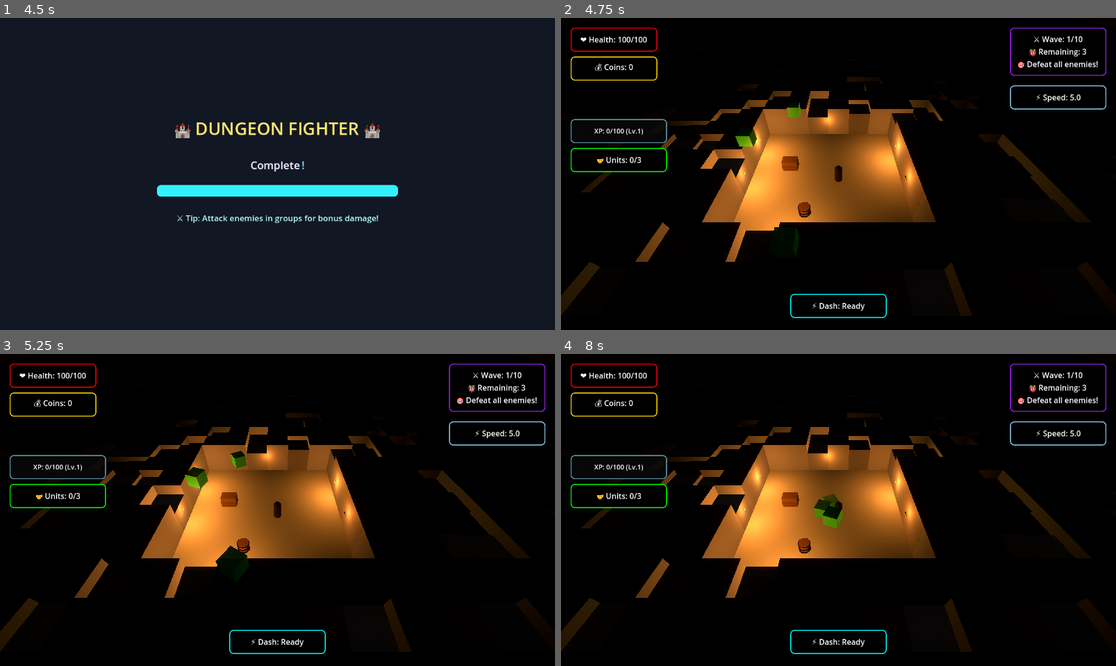
Above: before the commit, frames 1-4 (two rows, left to right).
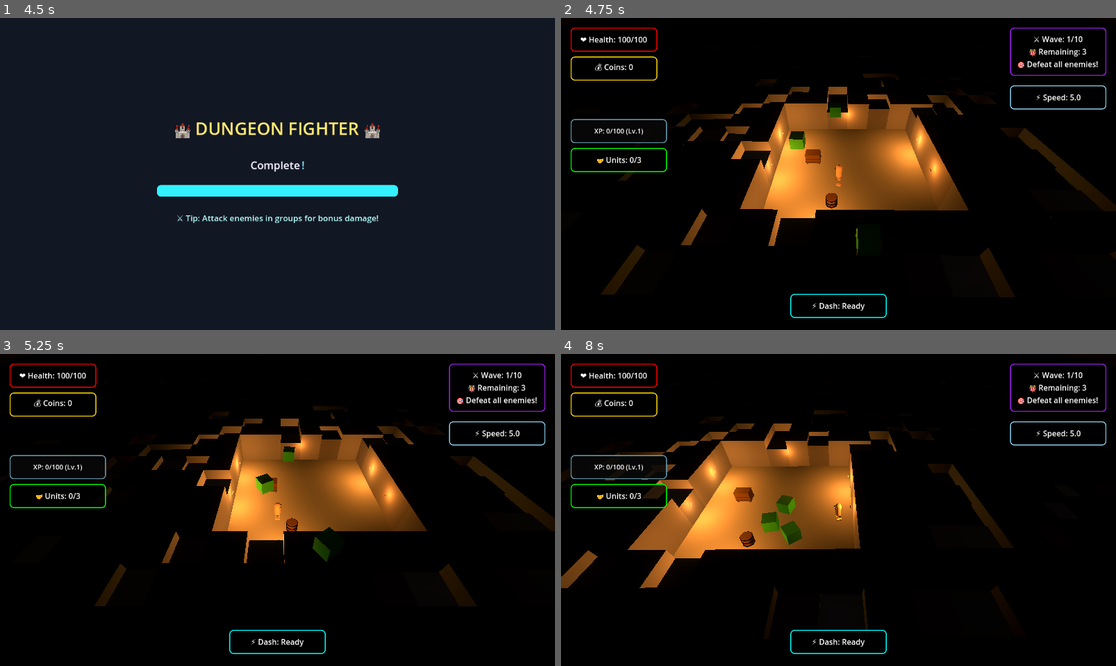
Above: after the commit, the same moments.

Repository: thaner66666666/game-1
Game: Godot game, scene res://Scenes/main.tscn
The game is run twice, just before and just after one commit, with the same random seed, the same clock (stepped at 60 frames per second) and the same inputs.
Inputs (mouse positions are in pixels of both pictures, inside the frame that each line leads up to):
- Up to frame 1 (4.5 s): tap Enter (ui_accept) at 0.5, 0.77, 1.52, 3.02, 3.5, 3.77, 4.25 s; move the mouse to (399, 158) at 0.52 s; press the mouse at (399, 158) at 0.53 s; hold D (move_right) 0.53-1.28 s; move the mouse to (166, 189) at 1.27 s; release the mouse at (166, 189) at 1.28 s; hold S (move_down) 1.28-2.03 s; tap Space (dash) at 1.35 s; move the mouse to (333, 105) at 2.02 s; hold D (move_right) 2.03-2.78 s; tap Q (drop_weapon) at 2.1 s; move the mouse to (249, 236) at 2.77 s; hold W (move_up) 2.78-3.53 s; tap E (interaction) at 2.85 s; click (249, 236) at 2.92 s; move the mouse to (444, 220) at 3.52 s; hold A (move_left) from 3.53 s (still down); tap 1 at 3.6 s; move the mouse to (111, 127) at 4.27 s; click (111, 127) at 4.35 s
- Up to frame 2 (4.75 s): keep holding A (move_left); tap Enter (ui_accept) at 4.52 s
- Up to frame 3 (5.25 s): move the mouse to (305, 510) at 5.02 s; release A (move_left) at 5.03 s; hold S (move_down) from 5.03 s (still down); tap Space (dash) at 5.1 s; click (305, 510) at 5.17 s
- Up to frame 4 (8 s): move the mouse to (755, 432) at 5.77 s; release S (move_down) at 5.78 s; hold D (move_right) 5.78-6.53 s; tap Q (drop_weapon) at 5.85 s; tap Enter (ui_accept) at 6.02, 6.77, 7.52 s; move the mouse to (960, 494) at 6.52 s; hold W (move_up) 6.53-7.28 s; hold E (interaction) 6.53-7.28 s; move the mouse to (727, 525) at 7.27 s; hold D (move_right) from 7.28 s (still down); tap 1 at 7.35 s; click (727, 525) at 7.42 s

Frame 1 is identical in both runs. In frame 2, 17% of the frame differs, in the area x 0-100%, y 17-96%; in frame 3, 18%; in frame 4, 19%, in the area x 0-95%, y 18-96%.
Error before the commit: Parse Error: There is already a variable named "scene_tree" declared in this scope. (res://dot)

Commit message:
Refactor player health feedback and improve death handling
Removed redundant code in PlayerHealth.gd for damage and heal feedback, consolidating visual/audio cues. Added a robust player death sequence in player.gd: disables controls, plays effects, starts a respawn timer, and reloads the scene with error handling. Also added a VS Code setup instructions text file.

Diff:
--- a/dot gds/PlayerHealth.gd
+++ b/dot gds/PlayerHealth.gd
@@ -57,37 +57,8 @@
 		return invulnerability_timer > 0
 	return false
 
+# Show visual and audio feedback for taking damage
 func _show_damage_feedback(damage_amount: int):
-	# Flash red for damage feedback
-	if player_ref.mesh_instance and player_ref.mesh_instance.material_override:
-		player_ref.mesh_instance.material_override.albedo_color = Color(1.0, 0.2, 0.2)
-	# Show damage numbers if the damage system exists and the tree is valid
-	var scene_tree = player_ref.get_tree() if player_ref else null
-	if scene_tree:
-		var damage_system = scene_tree.get_first_node_in_group("damage_numbers")
-		if damage_system:
-			damage_system.show_damage(damage_amount, player_ref, "massive") # Use red for player damage
-	# Play damage sound if available
-	if player_ref.has_node("DamageSound"):
-		player_ref.get_node("DamageSound").play()
-
-
-
-	# Flash red for damage feedback
-	if player_ref.mesh_instance and player_ref.mesh_instance.material_override:
-		player_ref.mesh_instance.material_override.albedo_color = Color(1.0, 0.2, 0.2)
-	# Show damage numbers if the damage system exists and the tree is valid
-	var scene_tree = player_ref.get_tree() if player_ref else null
-	if scene_tree:
-		var damage_system = scene_tree.get_first_node_in_group("damage_numbers")
-		if damage_system:
-			damage_system.show_damage(damage_amount, player_ref, "massive") # Use red for player damage
-	# Play damage sound if available
-	if player_ref.has_node("DamageSound"):
-		player_ref.get_node("DamageSound").play()
-
-
-
 	# Flash red for damage feedback
 	if player_ref.mesh_instance and player_ref.mesh_instance.material_override:
 		player_ref.mesh_instance.material_override.albedo_color = Color(1.0, 0.2, 0.2)
@@ -101,69 +72,13 @@
 	if player_ref.has_node("DamageSound"):
 		player_ref.get_node("DamageSound").play()
 
-
-
-	# Flash red
-	if player_ref.mesh_instance and player_ref.mesh_instance.material_override:
-		player_ref.mesh_instance.material_override.albedo_color = Color(1.0, 0.2, 0.2)
-	# Show damage numbers if the damage system exists and the tree is valid
-	var tree = player_ref.get_tree() if player_ref else null
-	if tree:
-		var damage_system = tree.get_first_node_in_group("damage_numbers")
-		if damage_system:
-			damage_system.show_damage(damage_amount, player_ref, "massive") # Use red for player damage
-	# Play damage sound
-	if player_ref.has_node("DamageSound"):
-		player_ref.get_node("DamageSound").play()
-
-
-
-	# Flash red
-	if player_ref.mesh_instance and player_ref.mesh_instance.material_override:
-		player_ref.mesh_instance.material_override.albedo_color = Color(1.0, 0.2, 0.2)
-	# Show damage numbers
-	var damage_system = player_ref.get_tree().get_first_node_in_group("damage_numbers")
-	if damage_system:
-		damage_system.show_damage(damage_amount, player_ref, "massive") # Use red for player damage
-	# Play damage sound
-	if player_ref.has_node("DamageSound"):
-		player_ref.get_node("DamageSound").play()
-
+# Show visual and audio feedback for healing
 func _show_heal_feedback(heal_amount: int):
 	# Flash green for heal feedback
 	if player_ref.mesh_instance and player_ref.mesh_instance.material_override:
 		player_ref.mesh_instance.material_override.albedo_color = Color(0.3, 1.0, 0.3)
 	# Show heal numbers if the heal system exists and the tree is valid
-	var scene_tree = player_ref.get_tree() if player_ref else null
-	if scene_tree:
-		var heal_system = scene_tree.get_first_node_in_group("damage_numbers")
-		if heal_system:
-			heal_system.show_heal(heal_amount, player_ref)
-	# Play heal sound if available (uncomment if you add a sound)
-	# if player_ref.has_node("HealSound"):
-	# 	player_ref.get_node("HealSound").play()
-
-
-
-	# Flash green for heal feedback
-	if player_ref.mesh_instance and player_ref.mesh_instance.material_override:
-		player_ref.mesh_instance.material_override.albedo_color = Color(0.3, 1.0, 0.3)
-	# Show heal numbers if the heal system exists and the tree is valid
-	var scene_tree = player_ref.get_tree() if player_ref else null
-	if scene_tree:
-		var heal_system = scene_tree.get_first_node_in_group("damage_numbers")
-		if heal_system:
-			heal_system.show_heal(heal_amount, player_ref)
-	# Play heal sound if available (uncomment if you add a sound)
-	# if player_ref.has_node("HealSound"):
-	# 	player_ref.get_node("HealSound").play()
-
-
-
-	# Flash green for heal feedback
-	if player_ref.mesh_instance and player_ref.mesh_instance.material_override:
-		player_ref.mesh_instance.material_override.albedo_color = Color(0.3, 1.0, 0.3)
-	# Show heal numbers if the heal system exists and the tree is valid
+	# Reuse the 'tree' variable to avoid redeclaration in the same scope
 	var tree = player_ref.get_tree() if player_ref else null
 	if tree:
 		var heal_system = tree.get_first_node_in_group("damage_numbers")
@@ -173,32 +88,14 @@
 	# if player_ref.has_node("HealSound"):
 	# 	player_ref.get_node("HealSound").play()
 
+# Handles player death: emits signals and logs for debugging
+func _handle_player_death():
+	print("💀 Player death triggered! Emitting signals...")
+	# Emit signals for other systems to respond (UI, respawn, etc.)
+	health_depleted.emit()
+	player_died.emit()
 
 
-	# Flash green
-	if player_ref.mesh_instance and player_ref.mesh_instance.material_override:
-		player_ref.mesh_instance.material_override.albedo_color = Color(0.3, 1.0, 0.3)
-	# Show heal numbers if the damage system exists and the tree is valid
-	var tree = player_ref.get_tree() if player_ref else null
-	if tree:
-		var heal_system = tree.get_first_node_in_group("damage_numbers")
-		if heal_system:
-			heal_system.show_heal(heal_amount, player_ref)
-	# Play heal sound (if you have one)
-	# if player_ref.has_node("HealSound"):
-	# 	player_ref.get_node("HealSound").play()
-
-
-
-	# Flash green
-	if player_ref.mesh_instance and player_ref.mesh_instance.material_override:
-		player_ref.mesh_instance.material_override.albedo_color = Color(0.3, 1.0, 0.3)
-	# Show heal numbers
-	var damage_system = player_ref.get_tree().get_first_node_in_group("damage_numbers")
-	if damage_system:
-		damage_system.show_heal(heal_amount, player_ref)
-
-func _handle_player_death():
 	health_depleted.emit()
 	player_died.emit()
 
--- a/dot gds/player.gd
+++ b/dot gds/player.gd
@@ -280,23 +280,101 @@
 		# Make sure UI gets updated with new health values
 		get_tree().call_group("UI", "_on_player_health_changed", current_health, max_health)
 
+# Handles player death: disables input, plays animation/sound, and reloads the scene with error handling.
+# --- Death State Variables ---
+# var is_dead: bool = false  # Removed duplicate declaration; already declared at the top for clarity and to avoid bugs.
+var death_timer: float = 0.0
+const DEATH_RESTART_DELAY := 3.0
+
+# Handles player death: disables controls, plays effects, and starts respawn timer
 func _on_player_died():
+	if is_dead:
+		return  # Prevent multiple death triggers
+	print("💀 Player died! Starting death sequence...")
 	is_dead = true
-	# Godot 4.1+ best practice: reload the current scene to restart on death
+	death_timer = 0.0
+	_disable_player_controls()
+	_play_death_effects()
+	_start_death_timer()
+
+# Disables all player input and movement
+func _disable_player_controls():
+	if movement_component:
+		movement_component.set_physics_process(false)
+		movement_component.can_move = false
+	if combat_component:
+		combat_component.set_process(false)
+	velocity = Vector3.ZERO
+	set_physics_process(false)
+	print("🚫 Player controls disabled")
+
+# Plays death visual/audio effects
+func _play_death_effects():
+	if mesh_instance and mesh_instance.material_override:
+		mesh_instance.material_override.albedo_color = Color(0.7, 0.1, 0.1)
+	# Optional: Add death sound
+	# if has_node("DeathSound"):
+	#     get_node("DeathSound").play()
+	# Optional: Add death particle effect
+	# if has_node("DeathParticles"):
+	#     get_node("DeathParticles").emitting = true
+	print("💥 Death effects played")
+
+# Starts the respawn countdown timer
+func _start_death_timer():
+	var timer = Timer.new()
+	timer.wait_time = DEATH_RESTART_DELAY
+	timer.one_shot = true
+	timer.timeout.connect(_restart_game)
+	add_child(timer)
+	timer.start()
+	print("⏰ Death timer started - restarting in ", DEATH_RESTART_DELAY, " seconds")
+	_show_death_countdown()
+
+# Optionally show a countdown UI to the player
+func _show_death_countdown():
+	get_tree().call_group("UI", "_on_player_death_countdown", DEATH_RESTART_DELAY)
+
+# Restarts the current scene after the delay
+func _restart_game():
+	print("🔄 Restarting game...")
 	var tree = get_tree()
-	if tree:
+	if tree and tree.current_scene:
 		var error = tree.reload_current_scene()
 		if error != OK:
+			push_error("Failed to reload scene! Error code: " + str(error))
+		else:
+			print("✅ Scene reloaded successfully")
+	else:
+		push_error("SceneTree or current_scene not found!")
+
+
+
+	# Mark player as dead
+	is_dead = true
+
+	# Disable player input and movement
+	set_process_input(false)
+	if movement_component:
+		movement_component.set_physics_process(false)
+	if combat_component:
+		combat_component.set_physics_process(false)
+
+	# Play death animation or sound (placeholder)
+	# TODO: Add your death animation or sound here
+	print("\u2620 Player death triggered. Playing animation/sound...")
+
+	# Wait briefly before reloading scene (for animation/sound to play)
+	await get_tree().create_timer(0.7).timeout
+
+	# Godot 4.1+ best practice: reload the current scene to restart on death
+	var scene_tree = get_tree()
+	if scene_tree:
+		var error = scene_tree.reload_current_scene()
+		if error != OK:
 			push_error("Failed to reload scene on player death! Error code: %s" % error)
 	else:
 		push_error("SceneTree not found! Cannot restart on death.")
-	# You can add a death animation or sound here before restarting if desired
-
-
-
-	is_dead = true
-	# Handle player death logic (animation, input disable, etc.)
-	pass
 
 func _on_health_depleted():
 	# Handle logic when health reaches zero (game over, respawn, etc.)
Not shown, added: 🛠️ VS Code Setup Commands.txt
